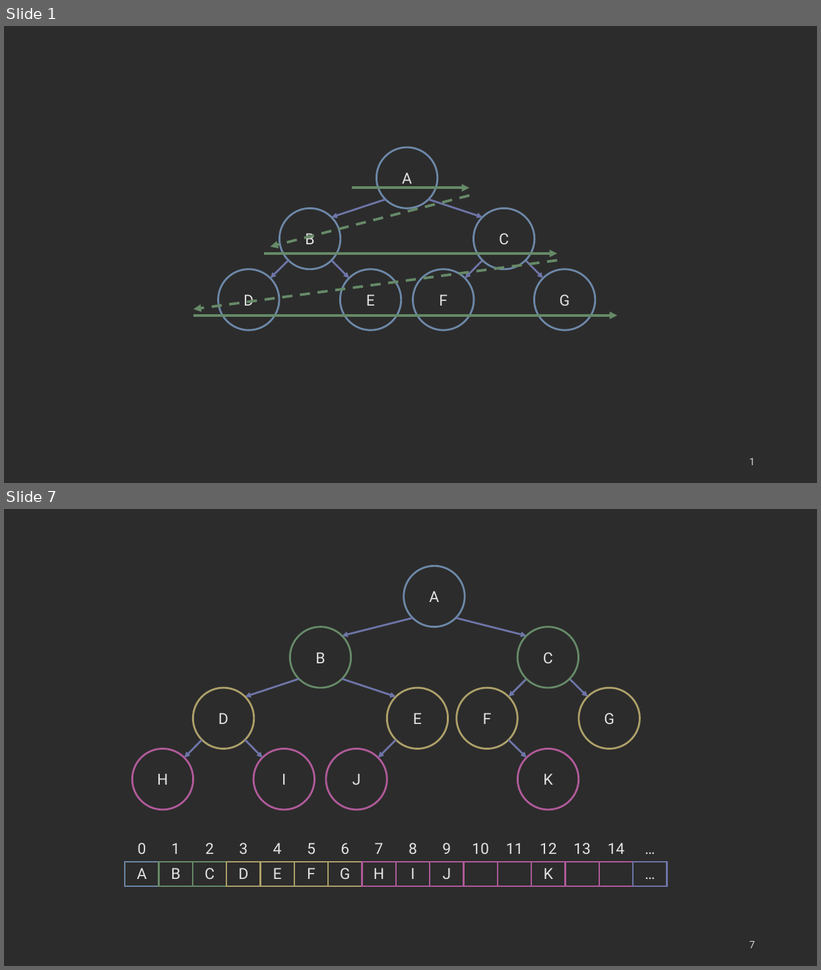
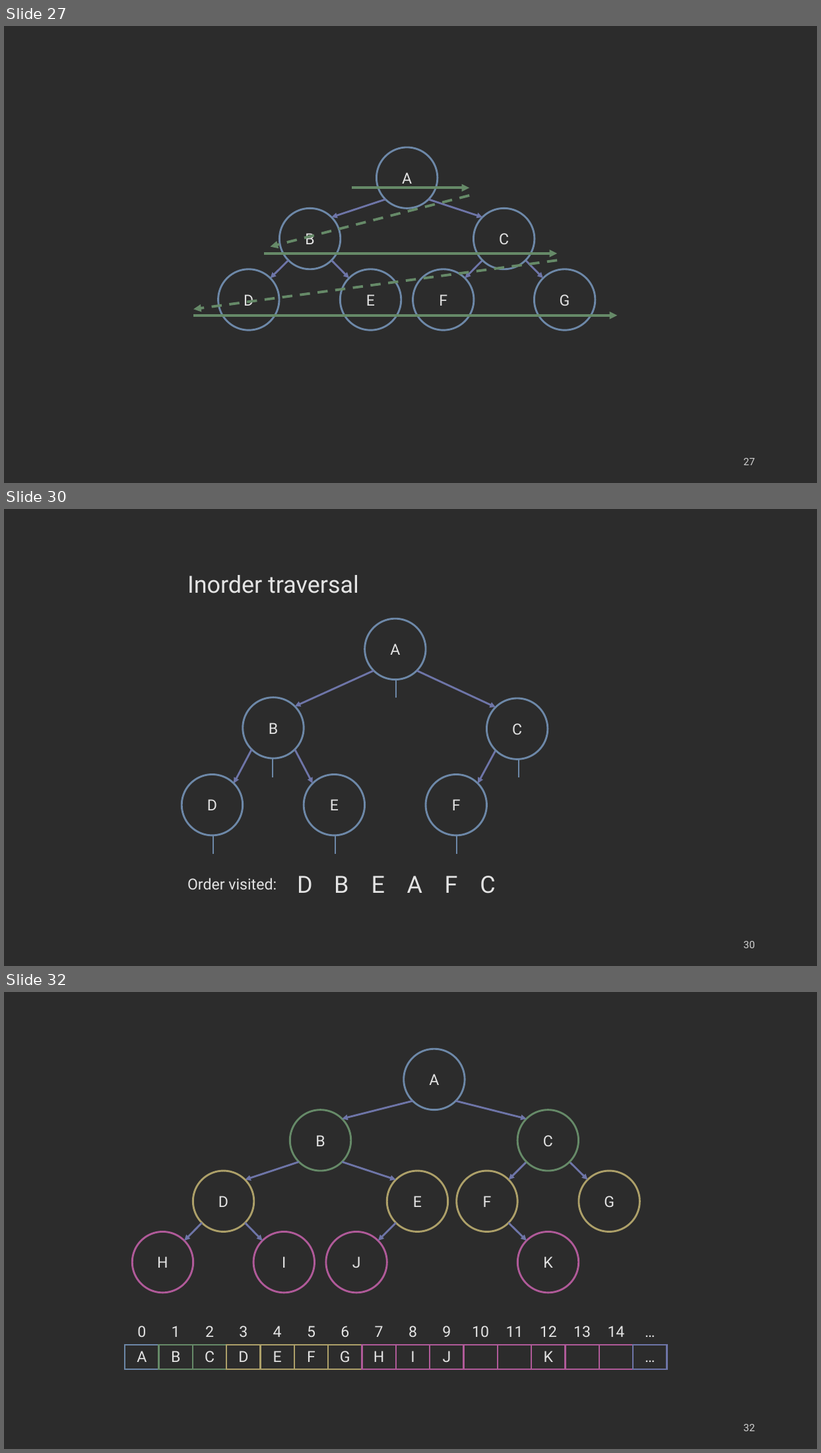
Before and after one commit to COP3530/edugator-content, a slide deck: trees/trees/images-ppt.pptx. Shown one above the other, each under a label of ours: slides 1 and 7 before the commit, slides 27, 30 and 32 after it; the slides between them are not shown. The pictures are 821x970 and 821x1453 pixels, drawn with LibreOffice and Linux fonts; fonts in the diff are those of the drawing. Boxes give left, top, right and bottom in pixels: in the first picture for what was removed or moved away, otherwise in the second. Text is boxed around its words. In the diff, an @@ line names an element or a change of style, - is before the commit and + after.

```diff
--- a/trees/trees/images-ppt.pptx
+++ b/trees/trees/images-ppt.pptx
@@ slide 30 added at (4,509,817,966), background #2C2C2C @@
@@ text added at (187,575,359,593), 28 pt, text #E4E4E4 @@
+Inorder traversal
@@ ellipse added at (365,619,426,680), outline #6D88A8 2.25 pt, 18 pt, text #E4E4E4 @@
+A
@@ arrow added from (374, 671) to (295, 706), #6E75A8 2.25 pt @@
@@ line added from (395, 698) to (395, 680), #6D88A8 1.5 pt @@
@@ arrow added from (417, 671) to (496, 707), #6E75A8 2.25 pt @@
@@ ellipse added at (243,698,304,758), outline #6D88A8 2.25 pt, 18 pt, text #E4E4E4 @@
+B
@@ ellipse added at (487,698,548,760), outline #6D88A8 2.25 pt, 18 pt, text #E4E4E4 @@
+C
@@ arrow added from (252, 750) to (234, 784), #6E75A8 2.25 pt @@
@@ line added from (273, 778) to (273, 760), #6D88A8 1.5 pt @@
@@ arrow added from (295, 750) to (313, 784), #6E75A8 2.25 pt @@
@@ arrow added from (496, 751) to (478, 784), #6E75A8 2.25 pt @@
@@ line added from (519, 778) to (519, 760), #6D88A8 1.5 pt @@
@@ ellipse added at (182,775,242,836), outline #6D88A8 2.25 pt, 18 pt, text #E4E4E4 @@
+D
@@ ellipse added at (304,775,365,836), outline #6D88A8 2.25 pt, 18 pt, text #E4E4E4 @@
+E
@@ ellipse added at (426,775,487,836), outline #6D88A8 2.25 pt, 18 pt, text #E4E4E4 @@
+F
@@ line added from (213, 854) to (213, 836), #6D88A8 1.5 pt @@
@@ line added from (336, 854) to (336, 836), #6D88A8 1.5 pt @@
@@ line added from (457, 854) to (457, 836), #6D88A8 1.5 pt @@
@@ text added at (187,878,277,890), 18 pt, text #E4E4E4 @@
+Order visited:
@@ text added at (297,876,313,893), 28 pt, text #E4E4E4 @@
+D
@@ text added at (334,876,349,893), 28 pt, text #E4E4E4 @@
+B
@@ text added at (372,876,385,893), 28 pt, text #E4E4E4 @@
+E
@@ text added at (407,876,422,893), 28 pt, text #E4E4E4 @@
+A
@@ text added at (445,876,458,893), 28 pt, text #E4E4E4 @@
+F
@@ text added at (480,876,495,894), 28 pt, text #E4E4E4 @@
+C
@@ page number added at (744,941,755,949), 12 pt, text #D1D1D1 @@
+30
@@ what was slide 1 is now slide 27 @@
@@ page number at (744,458,755,466): text changed @@
-1
+27
@@ what was slide 7 is now slide 32 @@
@@ page number at (744,1424,755,1432): text changed @@
-7
+32
```
Also in this commit, not shown: 24 other slides added.
